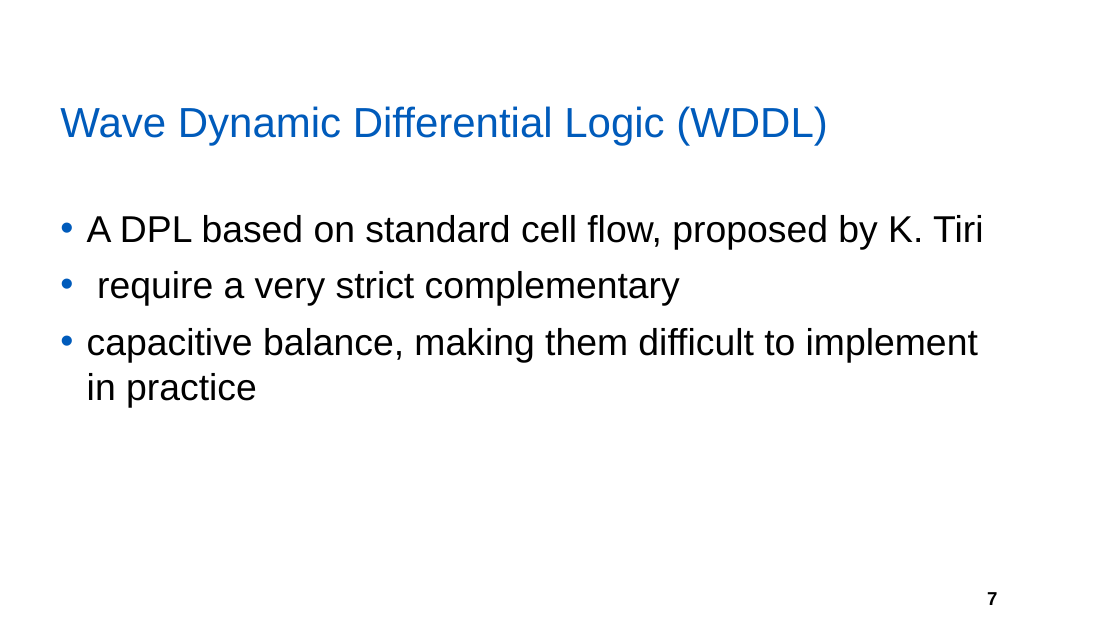
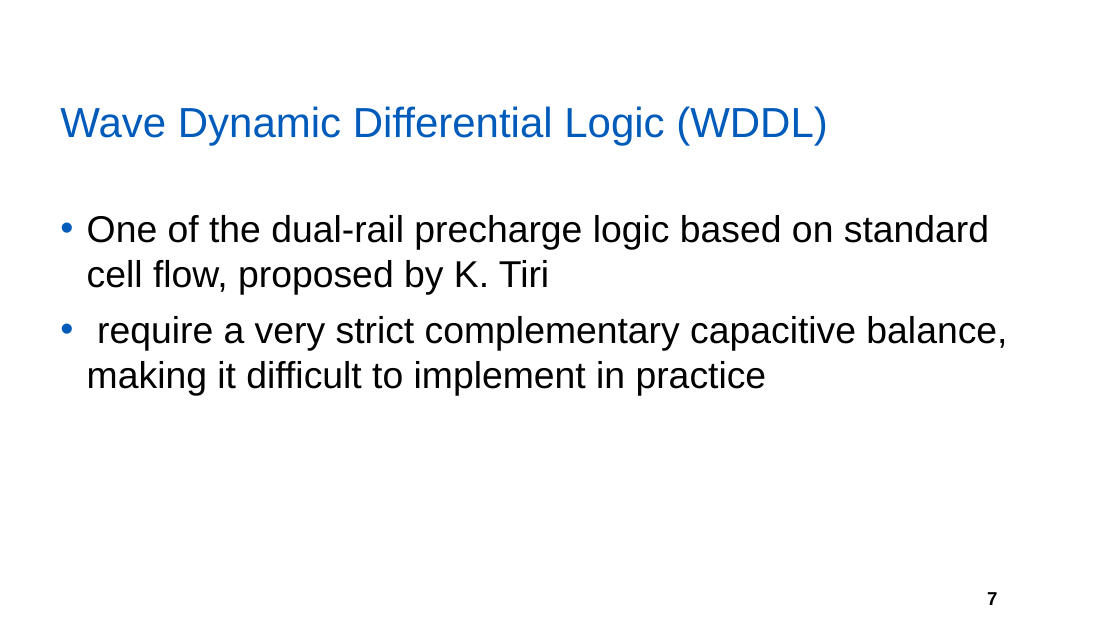
Before and after one commit to yberlin/hello-world, a slide deck: slide 7 of asianhost pre/FPL.pptx. Drawn at 1120x630 pixels with LibreOffice and Linux fonts; fonts in the diff are those of the drawing; background and template pictures are left out. Boxes give left, top, right and bottom in pixels: in the first picture for what was removed or moved away, otherwise in the second. Text is boxed around its words. In the diff, an @@ line names an element or a change of style, - is before the commit and + after.

```diff
--- a/asianhost pre/FPL.pptx
+++ b/asianhost pre/FPL.pptx
@@ text at bbox=[87, 215, 1007, 396]: text changed @@
-• A DPL based on standard cell flow, proposed by K. Tiri
-• require a very strict complementary
-• capacitive balance, making them difficult to implement in practice
+• One of the dual-rail precharge logic based on standard cell flow, proposed by K. Tiri
+• require a very strict complementary capacitive balance, making it difficult to implement in practice
```
Also in this commit, not shown: 1 other slide changed, 1 slide added, 1 other file.
